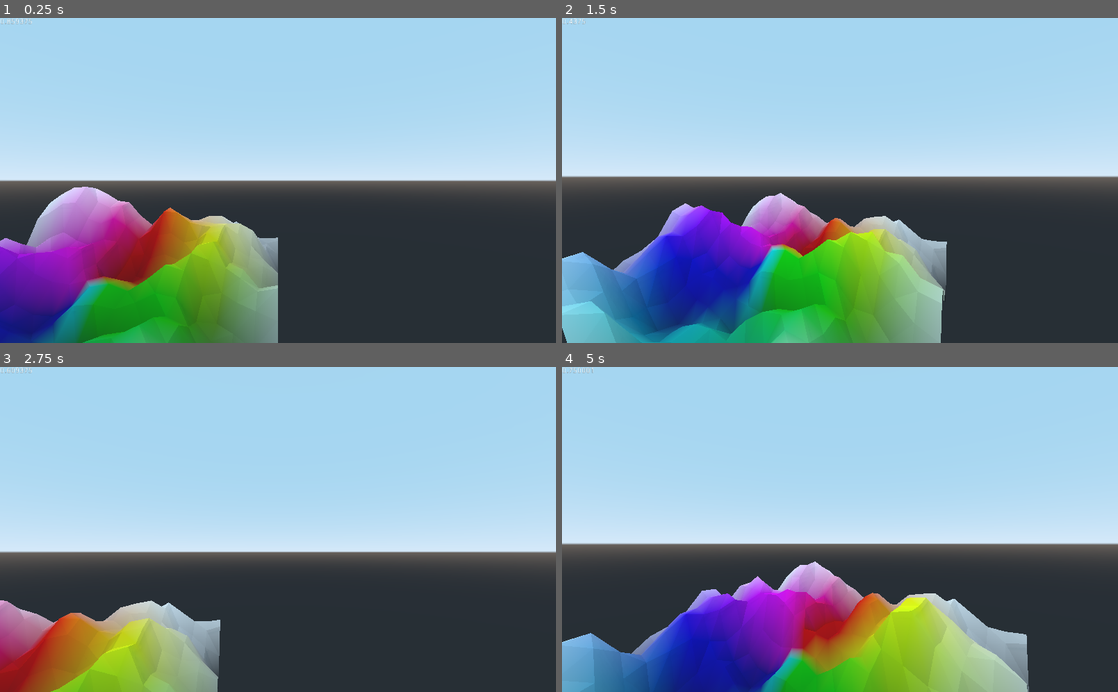
Above: before the commit, frames 1-4 (two rows, left to right).
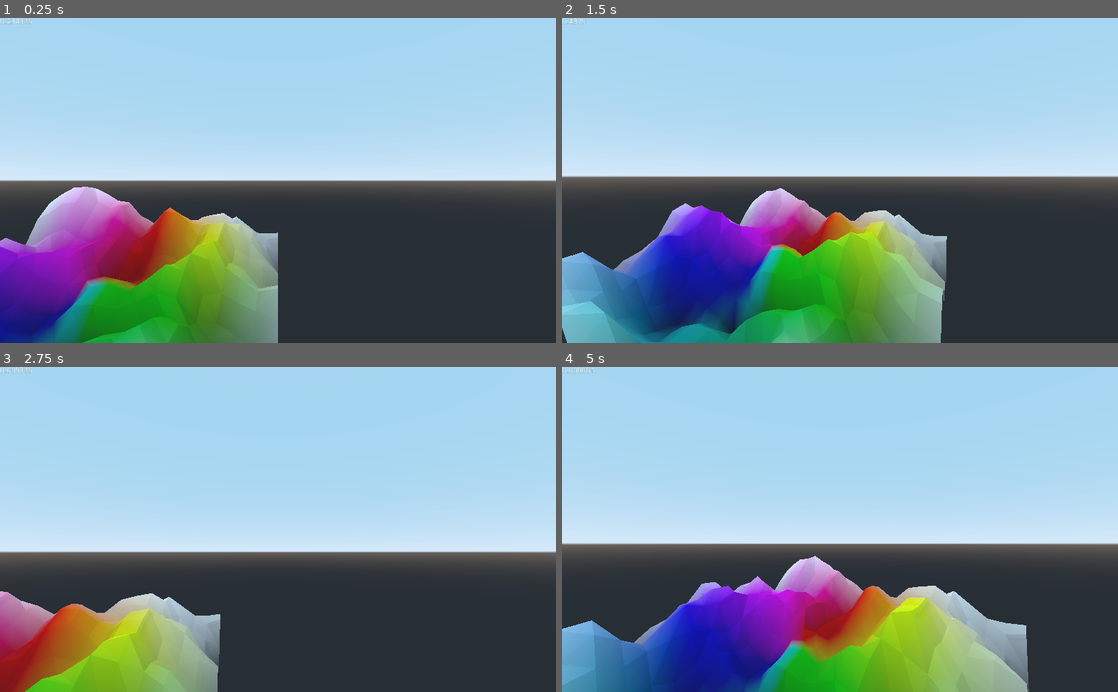
Above: after the commit, the same moments.

Repository: MrRoboman4321/Terrain-Meshes
Game: Godot game, scene res://Main.tscn
Same seed, same stepped clock (60 frames per second), same inputs: the game is played once before the commit and once after it.
Inputs (mouse positions are in pixels of both pictures, inside the frame that each line leads up to):
- Up to frame 1 (0.25 s): no input
- Up to frame 2 (1.5 s): move the mouse to (867, 180) at 0.52 s; hold Up (ui_up) from 0.53 s (still down); click (867, 180) at 0.67 s; move the mouse to (812, 180) at 1.27 s
- Up to frame 3 (2.75 s): keep holding Up (ui_up); move the mouse to (289, 523) at 2.02 s
- Up to frame 4 (5 s): keep holding Up (ui_up); move the mouse to (834, 536) at 2.77 s; click (834, 536) at 2.92 s; move the mouse to (878, 532) at 3.52 s; move the mouse to (795, 526) at 4.27 s

The runs differ from the first frame. In frame 1, 0.2% of the frame differs, in the area x 1-50%, y 0-78%; in frame 2, 3.3%; in frame 3, 3.9%; in frame 4, 5.5%, in the area x 0-84%, y 0-100%.

Commit message:
Wave propogating complete

Diff:
--- a/Main.gd
+++ b/Main.gd
@@ -59,15 +59,15 @@
         max_x = min_x + 4
 
     if(split):
-        for x in range(int(round(min_x)), SIZE):
+        for x in range(int(ceil(min_x)), SIZE):
             for z in range(0, SIZE):
                 terrain.updateVert(x, z, home_heights[x][z] + _getWaveHeight(x - min_x))
 
-        for x in range(0, int(round(max_x))):
+        for x in range(0, int(ceil(max_x))):
             for z in range(0, SIZE):
                 terrain.updateVert(x, z, home_heights[x][z] + _getWaveHeight(max_x - x))
     else:
-        for x in range(int(round(min_x)), int(round(max_x))):
+        for x in range(int(ceil(min_x)), int(ceil(max_x))):
             for z in range(0, SIZE):
                 $debug.text = str(_getWaveHeight(x - min_x))
                 terrain.updateVert(x, z, home_heights[x][z] + _getWaveHeight(x - min_x))
